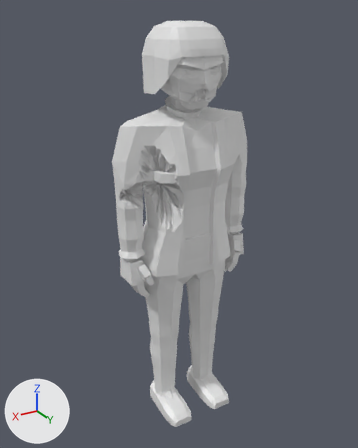
What one commit did to the glTF model assets/models/zombie_doctor_f_b2.glb.
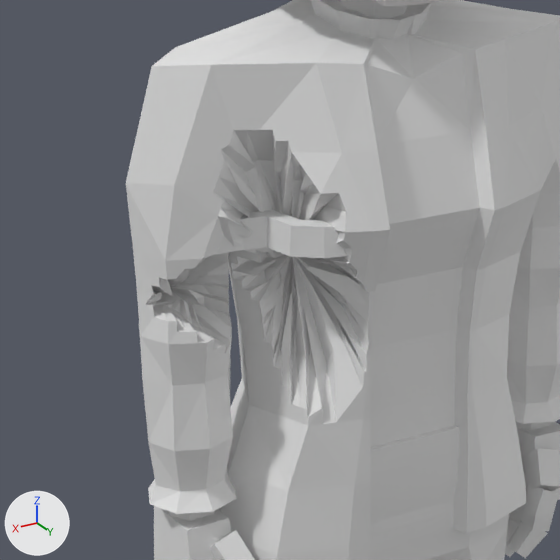
There are two pictures of each version: one whole from a 50 mm camera at (1.144, 1.857, 1.957) aimed at (0.017, -0.023, 1.017), one close up on the part from 21% to 67% of the width and 24% to 61% of the height. Arrows for +X, +Y and +Z are at lower left; the lights stay in place. The older version's two pictures come first. Vertices at exactly the same position are counted once.

The first close-up shows 'zombie_doctor_f_b2'.
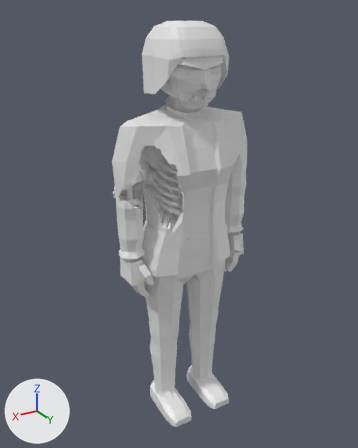
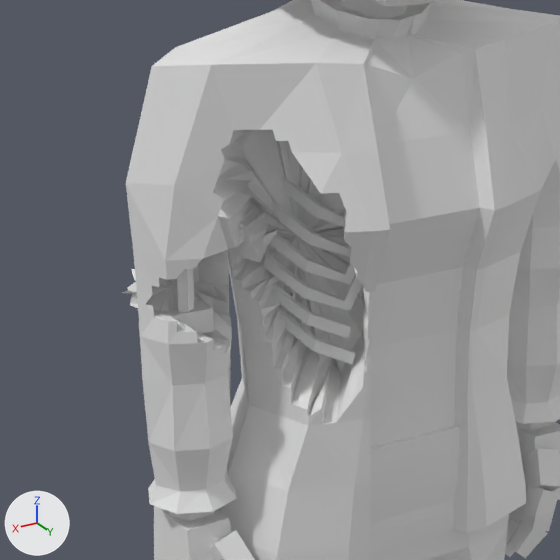
Boxes (x1, y1, x2, y2) around the edits, measured in the close-ups (560 x 560 px; the box of a moved part takes in the faces that stretch with it):
'zombie_doctor_f_b2', reshaped: before (126, 0, 560, 560); after (123, 0, 560, 560)
part 1 of me_zombie_doctor_f_b2, added: after (160, 300, 214, 334)
part 2 of me_zombie_doctor_f_b2, added: after (282, 177, 344, 227)
part 3 of me_zombie_doctor_f_b2, added: after (267, 224, 355, 285)
part 4 of me_zombie_doctor_f_b2, added: after (264, 244, 363, 311)
part 5 of me_zombie_doctor_f_b2, added: after (268, 271, 351, 338)
part 6 of me_zombie_doctor_f_b2, added: after (276, 305, 355, 365)
part 7 of me_zombie_doctor_f_b2, moved or reshaped: before (146, 130, 370, 424); after (123, 130, 370, 424)

What changed in the scene script:
```text
Change me_zombie_doctor_f_b2:
    used by ob_zombie_doctor_f_b2; location = (0.0, 0.0, 0.0)
    remove me_zombie_doctor_f_b2.from_pydata(...)  # 2495 vertices, 4866 faces; spans x -0.35..0.35, y -0.16..0.2, z 0.0..1.92
    add me_zombie_doctor_f_b2.from_pydata(...)  # 2811 vertices, 5406 faces; spans x -0.35..0.35, y -0.16..0.2, z 0.0..1.92
    me_zombie_doctor_f_b2 part 1: a new loose piece, a box spanning x 0.248..0.316, y -0.022..0.014, z 1.172..1.204
    me_zombie_doctor_f_b2 part 2: a new loose piece of 28 vertices spanning x 0.01..0.13, y -0.09..0.08, z 1.29..1.4
    me_zombie_doctor_f_b2 part 3: a new loose piece of 28 vertices spanning x 0.01..0.15, y -0.09..0.08, z 1.22..1.35
    me_zombie_doctor_f_b2 part 4: a new loose piece of 28 vertices spanning x 0.01..0.15, y -0.09..0.08, z 1.18..1.32
    me_zombie_doctor_f_b2 part 5: a new loose piece of 24 vertices spanning x 0.01..0.15, y -0.08..0.07, z 1.15..1.26
    me_zombie_doctor_f_b2 part 6: a new loose piece of 24 vertices spanning x 0.01..0.15, y -0.08..0.08, z 1.11..1.22
    me_zombie_doctor_f_b2 part 7: 269 vertices moved from x 0.07..0.32, y -0.05..0.15, z 1.11..1.4 to x -0.02..0.34, y -0.08..0.11, z 1.06..1.44; 40 vertices removed from x 0.23..0.32, y -0.05..0.04, z 1.19..1.3; 88 vertices added at x -0.02..0.35, y -0.09..0.08, z 1.09..1.5
    other edits to the shape of me_zombie_doctor_f_b2 do not show in these pictures
```
